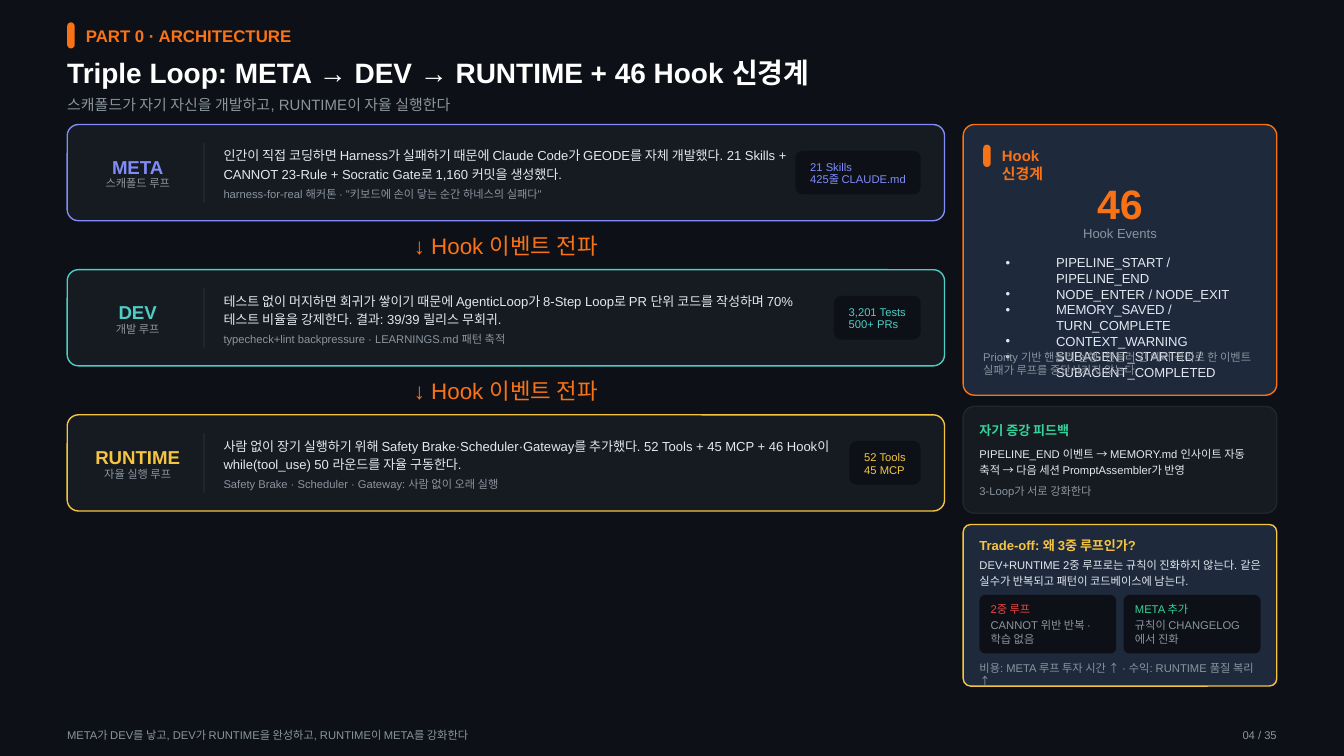
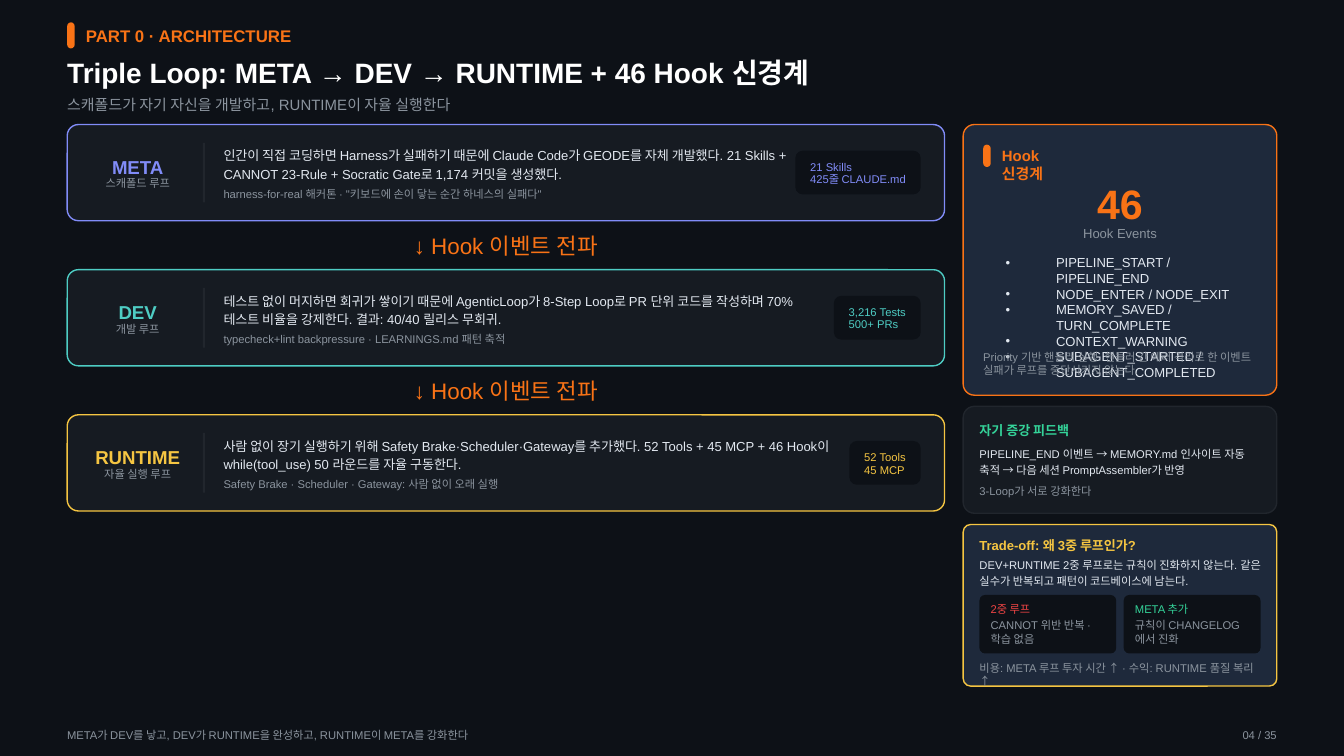
Before and after one commit to mangowhoiscloud/portfolio, a slide deck: slide 4 of geode/versions/v7/GEODE-Portfolio-v030.pptx. Drawn at 1344x756 pixels with LibreOffice and Linux fonts; fonts in the diff are those of the drawing. Boxes give left, top, right and bottom in pixels: in the first picture for what was removed or moved away, otherwise in the second. Text is boxed around its words. In the diff, an @@ line names an element or a change of style, - is before the commit and + after.

```diff
--- a/geode/versions/v7/GEODE-Portfolio-v030.pptx
+++ b/geode/versions/v7/GEODE-Portfolio-v030.pptx
@@ text at bbox=[224, 149, 775, 181]: text changed @@
-인간이 직접 코딩하면 Harness가 실패하기 때문에 Claude Code가 GEODE를 자체 개발했다. 21 Skills + CANNOT 23-Rule + Socratic Gate로 1,160 커밋을 생성했다.
+인간이 직접 코딩하면 Harness가 실패하기 때문에 Claude Code가 GEODE를 자체 개발했다. 21 Skills + CANNOT 23-Rule + Socratic Gate로 1,174 커밋을 생성했다.
@@ text at bbox=[224, 295, 793, 325]: text changed @@
-테스트 없이 머지하면 회귀가 쌓이기 때문에 AgenticLoop가 8-Step Loop로 PR 단위 코드를 작성하며 70% 테스트 비율을 강제한다. 결과: 39/39 릴리스 무회귀.
+테스트 없이 머지하면 회귀가 쌓이기 때문에 AgenticLoop가 8-Step Loop로 PR 단위 코드를 작성하며 70% 테스트 비율을 강제한다. 결과: 40/40 릴리스 무회귀.
@@ text at bbox=[849, 308, 906, 318]: text changed @@
-3,201 Tests
+3,216 Tests
```
Also in this commit, not shown: 24 other slides changed, 50 other files.
